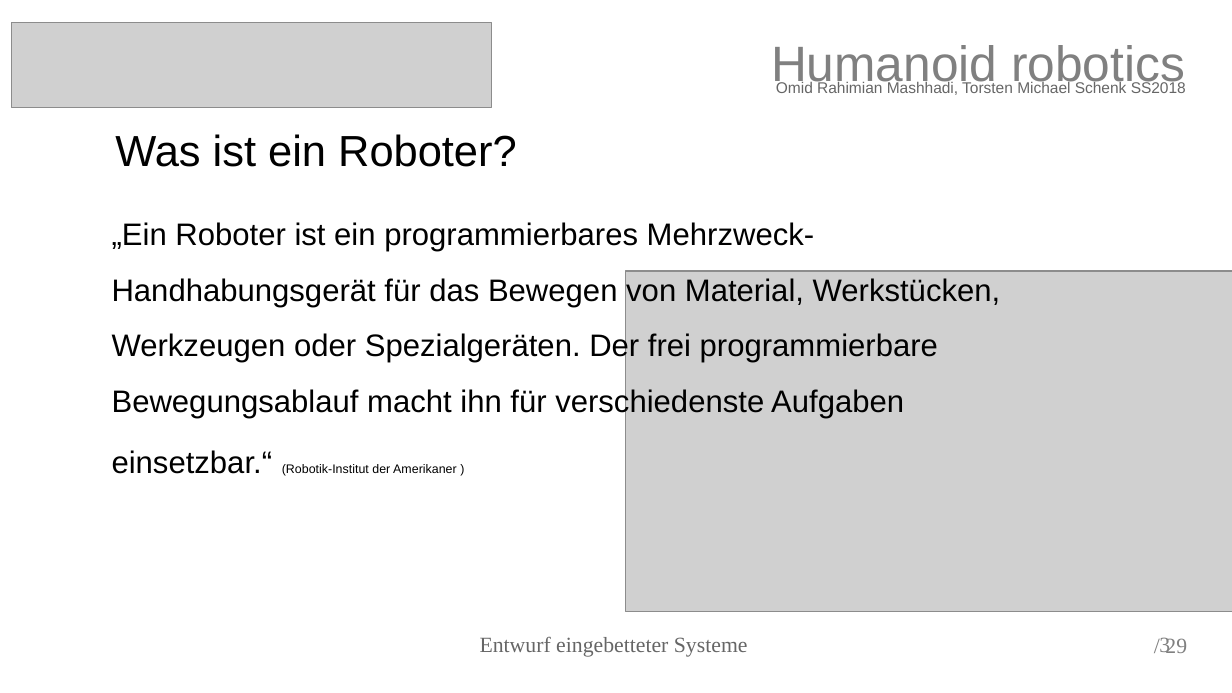
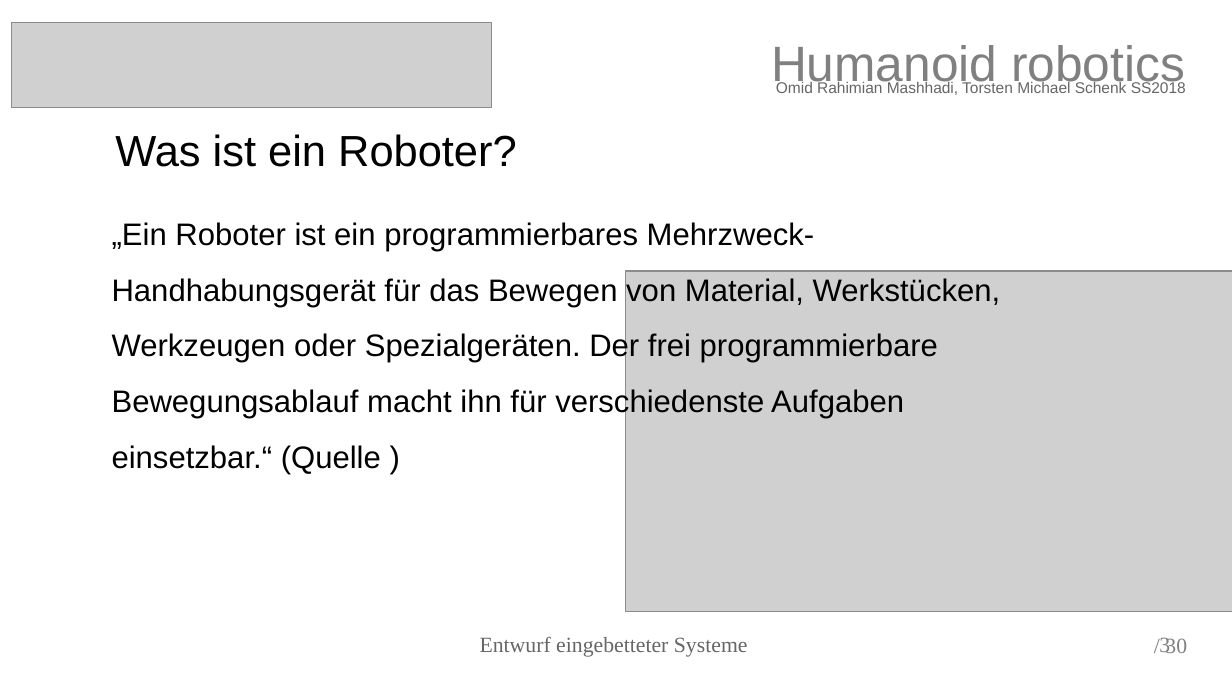
Before and after one commit to torstenschenk/beuth-avatar-ss2018, a slide deck: slide 3 of Presentation/HumanoidRobotic.odp. Drawn at 1232x693 pixels with LibreOffice and Linux fonts; fonts in the diff are those of the drawing; grey boxes stand for pictures. Boxes give left, top, right and bottom in pixels: in the first picture for what was removed or moved away, otherwise in the second. Text is boxed around its words. In the diff, an @@ line names an element or a change of style, - is before the commit and + after.

```diff
--- a/Presentation/HumanoidRobotic.odp
+++ b/Presentation/HumanoidRobotic.odp
@@ text at <box>112,222,1001,475</box>: text changed @@
-„Ein Roboter ist ein programmierbares Mehrzweck-Handhabungsgerät für das Bewegen von Material, Werkstücken, Werkzeugen oder Spezialgeräten. Der frei programmierbare Bewegungsablauf macht ihn für verschiedenste Aufgaben einsetzbar.“ (Robotik-Institut der Amerikaner )
+„Ein Roboter ist ein programmierbares Mehrzweck-Handhabungsgerät für das Bewegen von Material, Werkstücken, Werkzeugen oder Spezialgeräten. Der frei programmierbare Bewegungsablauf macht ihn für verschiedenste Aufgaben einsetzbar.“ (Quelle )
@@ text at <box>1165,638,1187,653</box>: text changed @@
-/ 29
+/ 30
```
Also in this commit, not shown: 26 other slides changed, 2 slides added, 1 slide removed, 8 other files.
